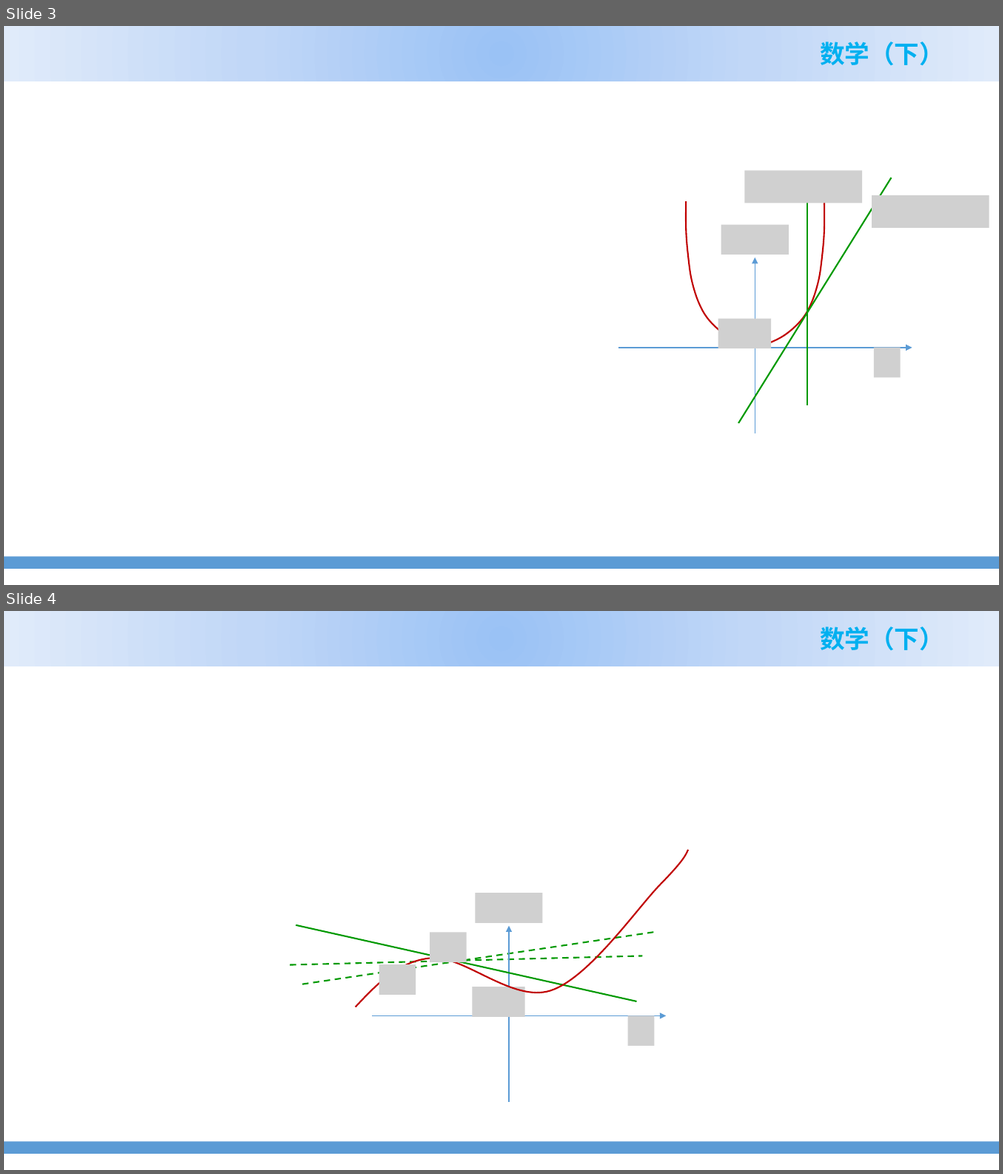
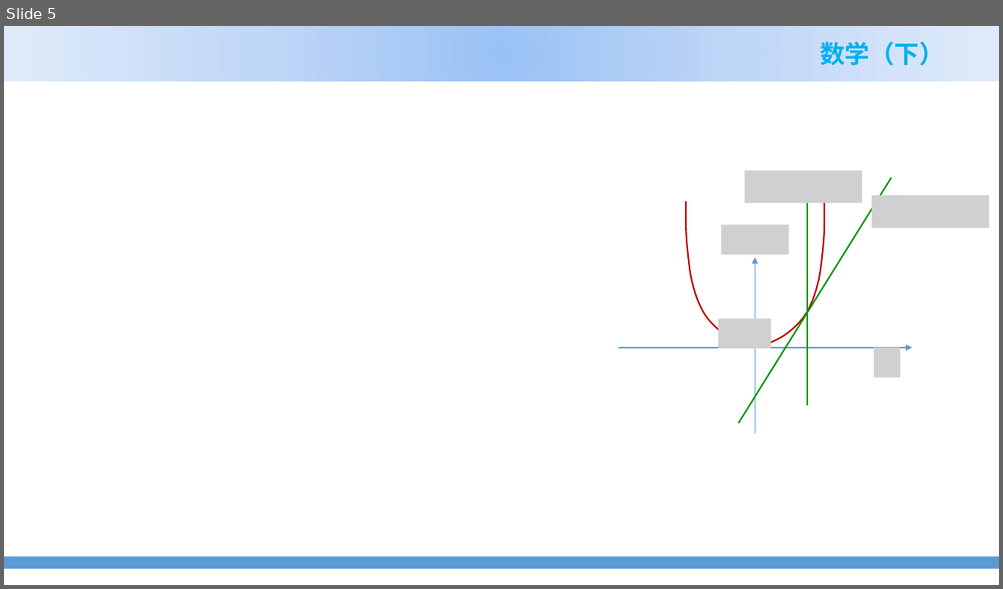
Before and after one commit to zhangshenxing/zhangshenxing.github.io, a slide deck: teaching/2022_spring_Math_II_ppt/3.1 导数的概念.pptx. Shown one above the other, each under a label of ours: slides 3 and 4 before the commit, slide 5 after it. The pictures are 1003x1174 and 1003x589 pixels, drawn with LibreOffice and Linux fonts; fonts in the diff are those of the drawing; grey boxes stand for pictures; background and template pictures are left out. Boxes give left, top, right and bottom in pixels: in the first picture for what was removed or moved away, otherwise in the second. Text is boxed around its words. In the diff, an @@ line names an element or a change of style, - is before the commit and + after.

```diff
--- a/teaching/2022_spring_Math_II_ppt/3.1 导数的概念.pptx
+++ b/teaching/2022_spring_Math_II_ppt/3.1 导数的概念.pptx
@@ slide 4 removed at [4, 611, 999, 1170], background picture (left out); not listed: 3 template elements that a slide beside it also shows @@
@@ line removed from (302, 985) to (654, 933) @@
@@ group removed at [296, 850, 688, 1102]: 5 pictures, 2 arrows, 1 line, 1 freeform shape @@
@@ line removed from (290, 965) to (643, 957) @@
@@ what was slide 3 is now slide 5 @@
```
Also in this commit, not shown: 1 slide changed, 11 slides added, 2 other files.
